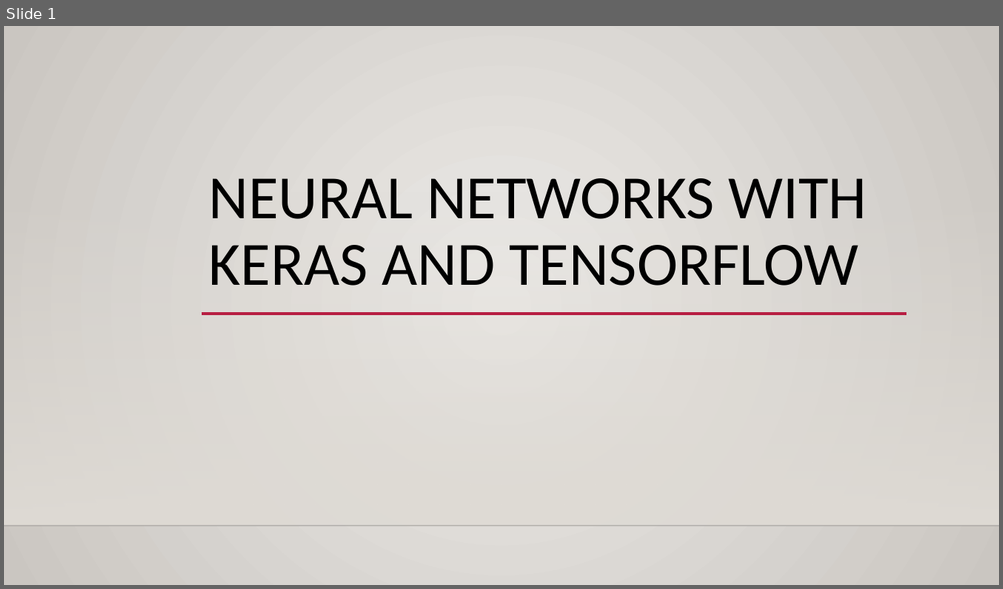
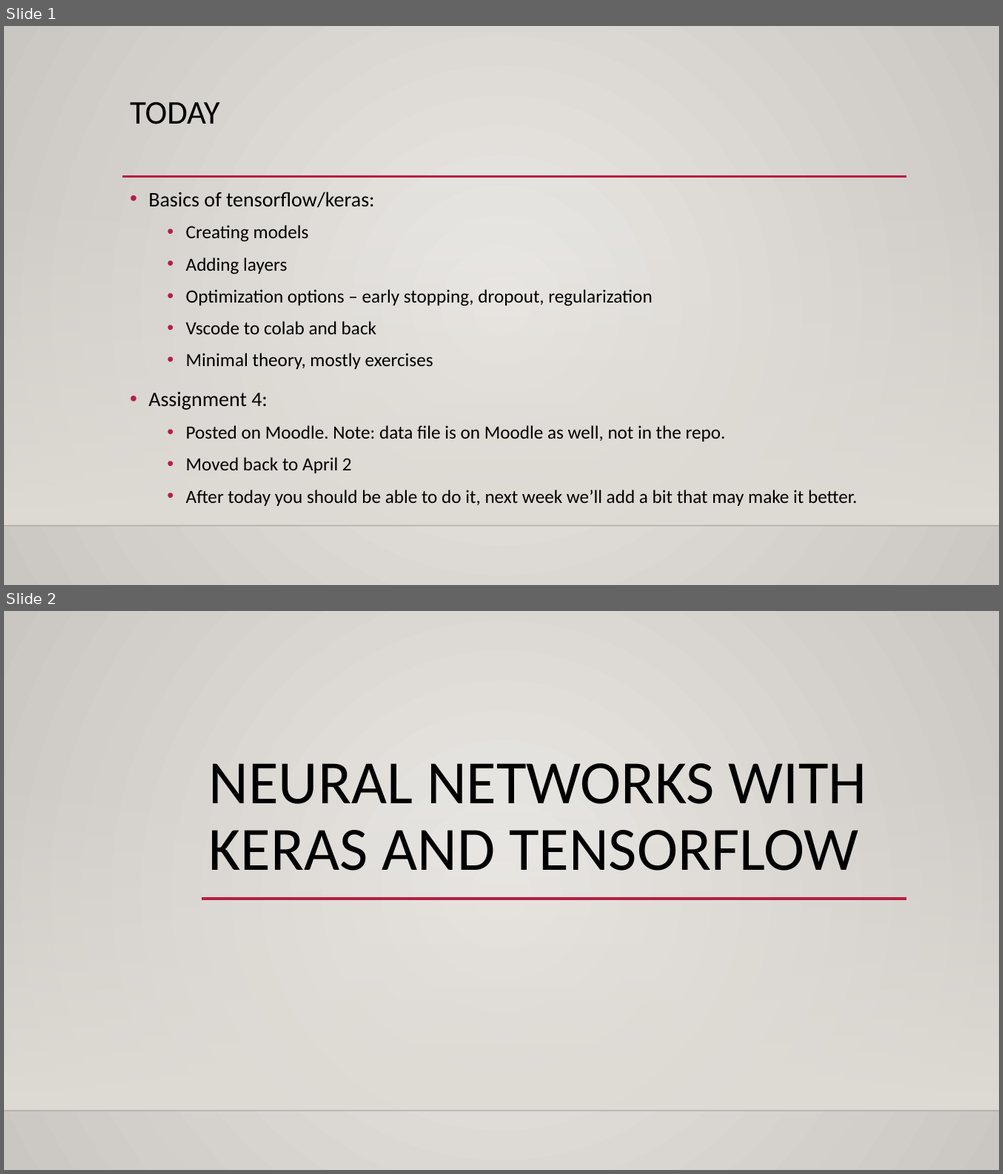
Before and after one commit to allyryry/3950_Workbooks, a slide deck: reference_content/Slides/keras_intro.pptx. Shown one above the other, each under a label of ours: slide 1 before the commit, slides 1 and 2 after it. The pictures are 1003x589 and 1003x1174 pixels, drawn with LibreOffice and Linux fonts; fonts in the diff are those of the drawing; background and template pictures are left out. Boxes give left, top, right and bottom in pixels: in the first picture for what was removed or moved away, otherwise in the second. Text is boxed around its words. In the diff, an @@ line names an element or a change of style, - is before the commit and + after.

```diff
--- a/reference_content/Slides/keras_intro.pptx
+++ b/reference_content/Slides/keras_intro.pptx
@@ slide 1 added at bbox=[4, 26, 999, 585], background gradient #ECEAE7 to #CAC7C1; not listed: 2 template elements that a slide beside it also shows @@
@@ title added at bbox=[130, 102, 220, 124], 32 pt, text #000000 @@
+TODAY
@@ line added from (122, 177) to (907, 177), #B71E42 2.5 pt @@
@@ text added at bbox=[148, 192, 856, 506], 18 pt, text #000000 @@
+• Basics of tensorflow/keras:
+  • Creating models
+  • Adding layers
+  • Optimization options – early stopping, dropout, regularization
+  • Vscode to colab and back
+  • Minimal theory, mostly exercises
+• Assignment 4:
+  • Posted on Moodle. Note: data file is on Moodle as well, not in the repo.
+  • Moved back to April 2
+  • After today you should be able to do it, next week we’ll add a bit that may make it better.
@@ what was slide 1 is now slide 2 @@
```
Also in this commit, not shown: 4 slides changed, 5 other slides added, 2 other files.
